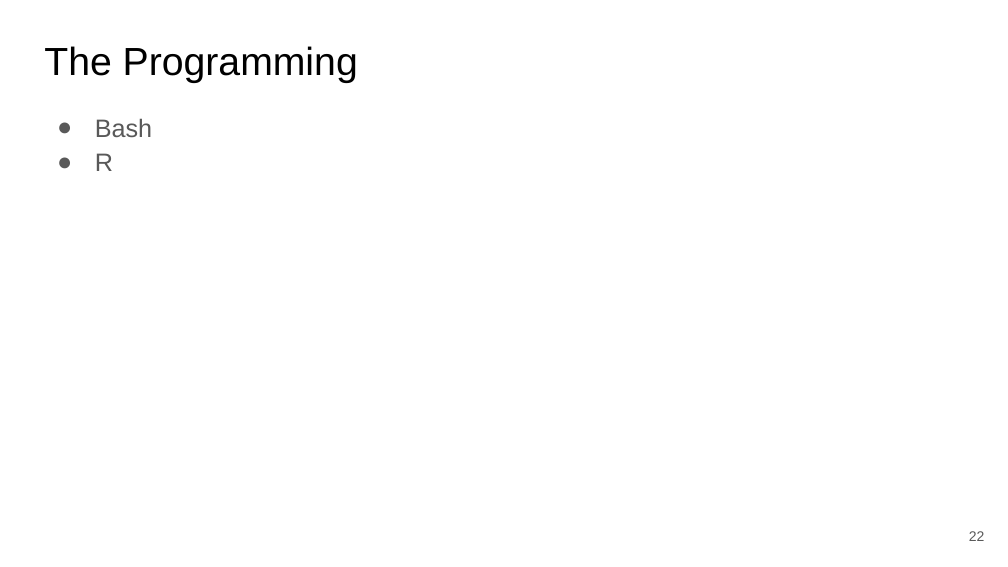
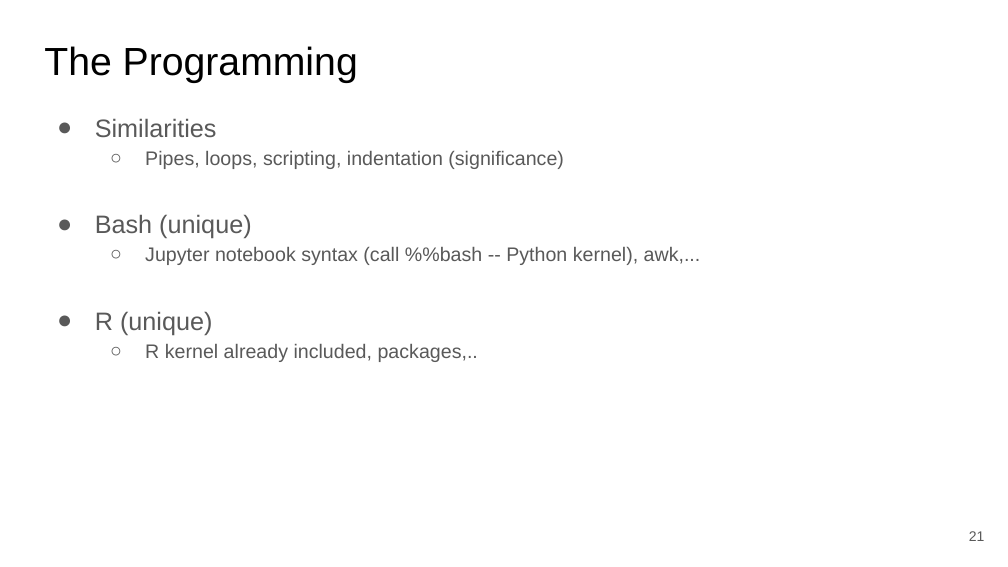
Before and after one commit to SuLab/Applied-Bioinformatics, a slide deck: slide 21 of Lectures/B5.b_R-DESeq2Figs.pptx (slide 22 before the commit). Drawn at 1008x567 pixels with LibreOffice and Linux fonts; fonts in the diff are those of the drawing. Boxes give left, top, right and bottom in pixels: in the first picture for what was removed or moved away, otherwise in the second. Text is boxed around its words. In the diff, an @@ line names an element or a change of style, - is before the commit and + after.

```diff
--- a/Lectures/B5.b_R-DESeq2Figs.pptx
+++ b/Lectures/B5.b_R-DESeq2Figs.pptx
@@ text at [95,118,701,362]: text changed; size 18 to 14 pt @@
-● Bash
-● R
+● Similarities
+  ○ Pipes, loops, scripting, indentation (significance)
+● Bash (unique)
+  ○ Jupyter notebook syntax (call %%bash -- Python kernel), awk,...
+● R (unique)
+  ○ R kernel already included, packages,..
@@ page number at [969,531,985,541]: text changed @@
-22
+21
```
Also in this commit, not shown: 4 other slides changed, 1 slide removed, 3 other files.
